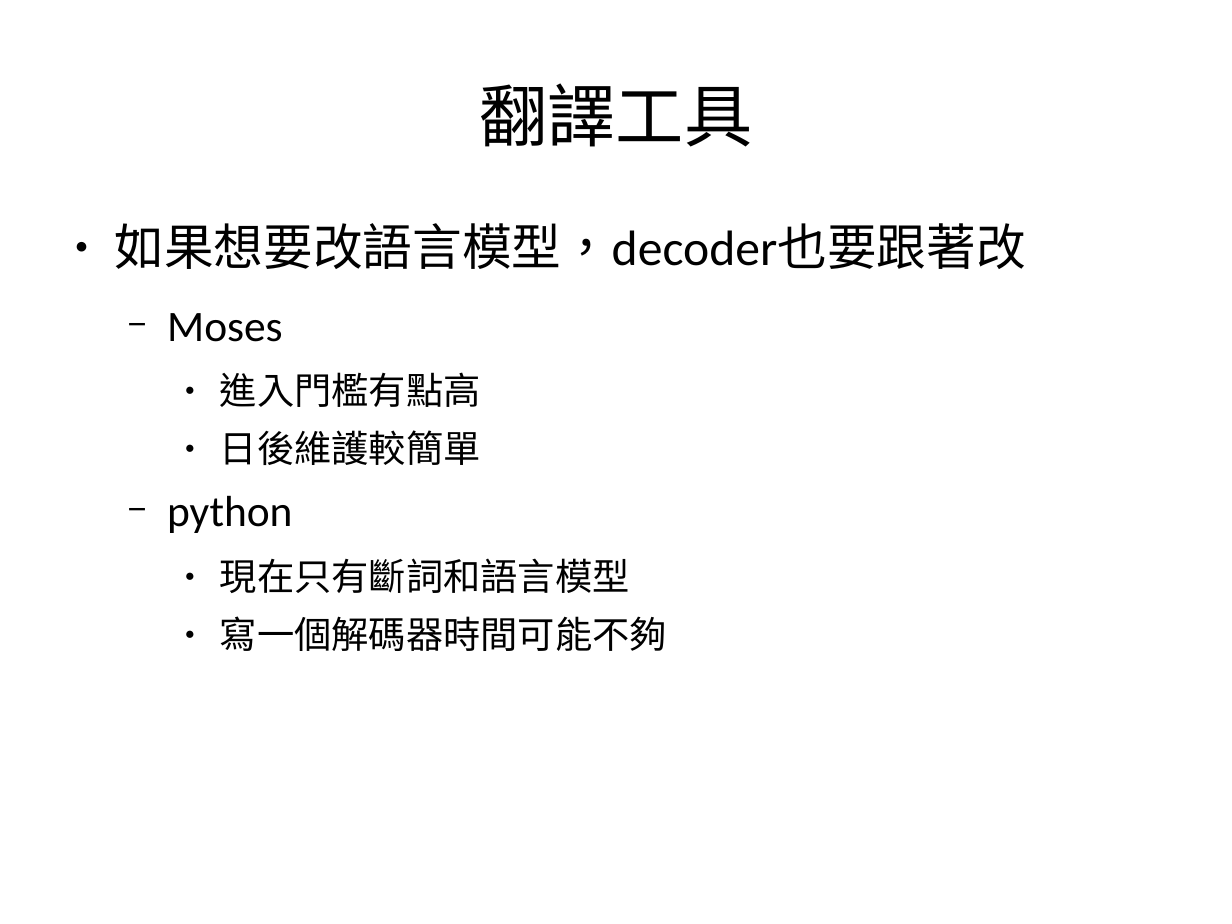
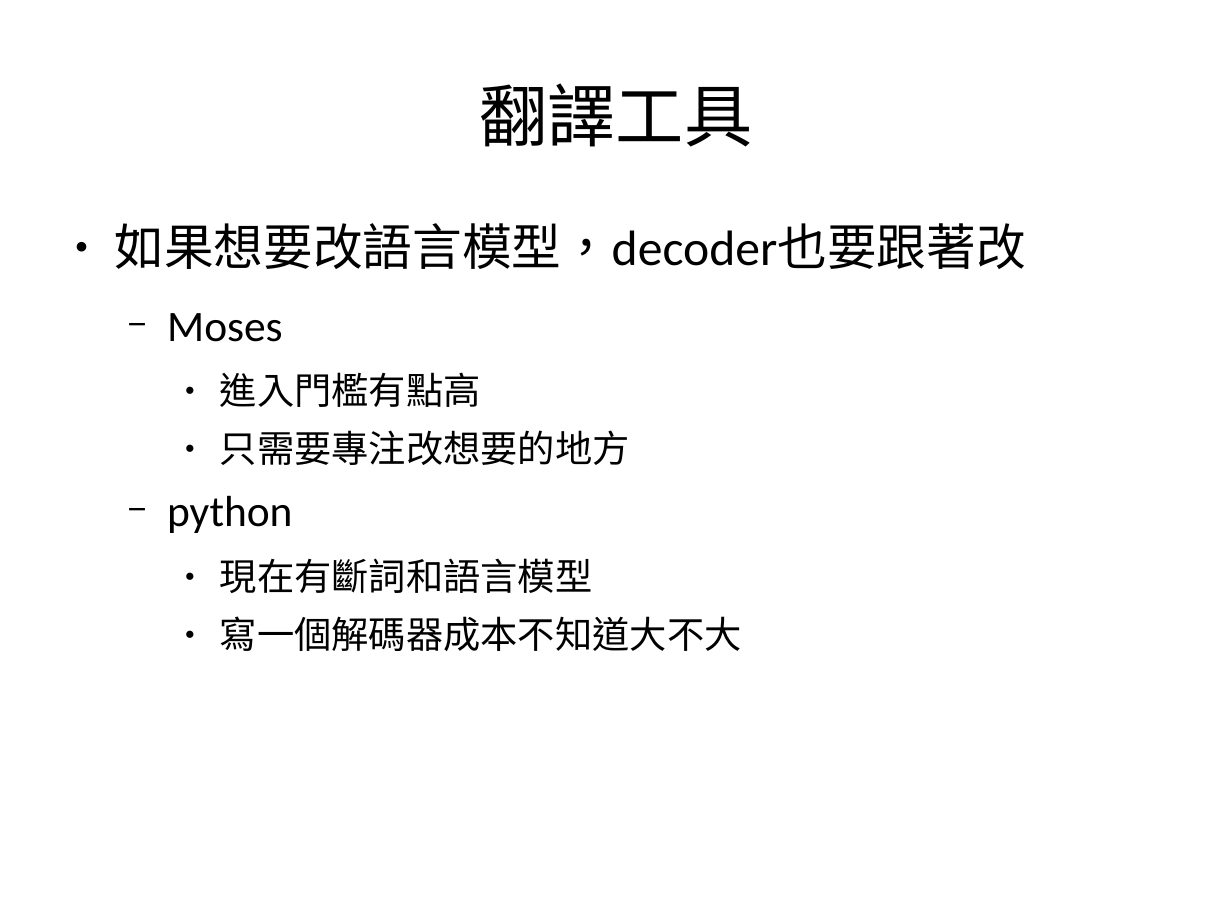
Before and after one commit to sih4sing5hong5/po3-ko3_tau5-iann2-phinn3, a slide deck: slide 15 of 翻譯報告.odp (slide 14 before the commit). Drawn at 1232x924 pixels with LibreOffice and Linux fonts; fonts in the diff are those of the drawing. Boxes give left, top, right and bottom in pixels: in the first picture for what was removed or moved away, otherwise in the second. Text is boxed around its words. In the diff, an @@ line names an element or a change of style, - is before the commit and + after.

Commit message:
加斷詞組的問題 丞宏

```diff
--- a/翻譯報告.odp
+++ b/翻譯報告.odp
@@ text at box(220, 430, 630, 465): text changed @@
-    ● 日後維護較簡單
+    ● 只需要專注改想要的地方
@@ text at box(220, 558, 742, 651): text changed @@
-    ● 現在只有斷詞和語言模型
-    ● 寫一個解碼器時間可能不夠
+    ● 現在有斷詞和語言模型
+    ● 寫一個解碼器成本不知道大不大
```
Also in this commit, not shown: 1 other slide changed, 1 slide added.
